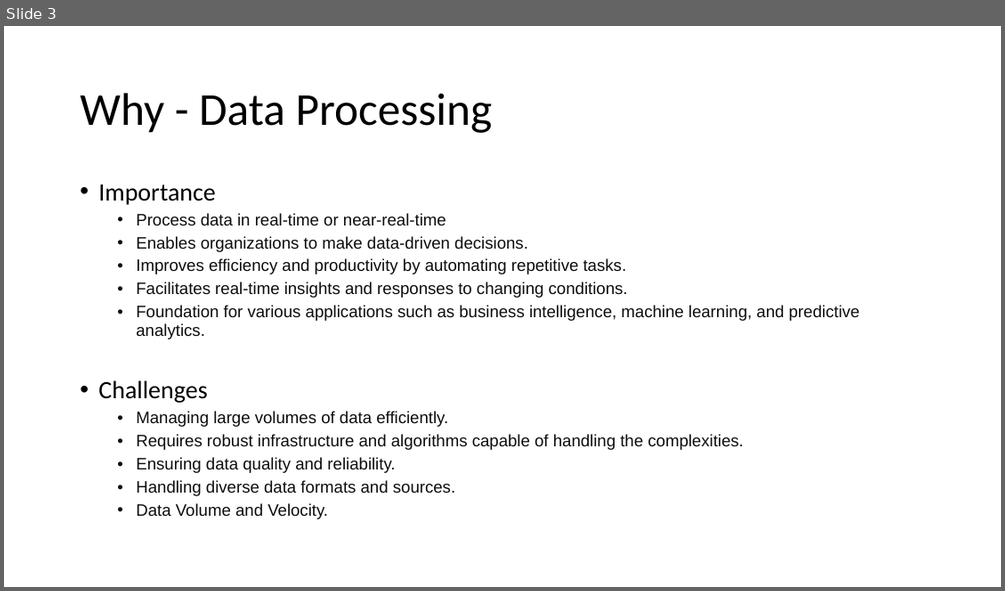
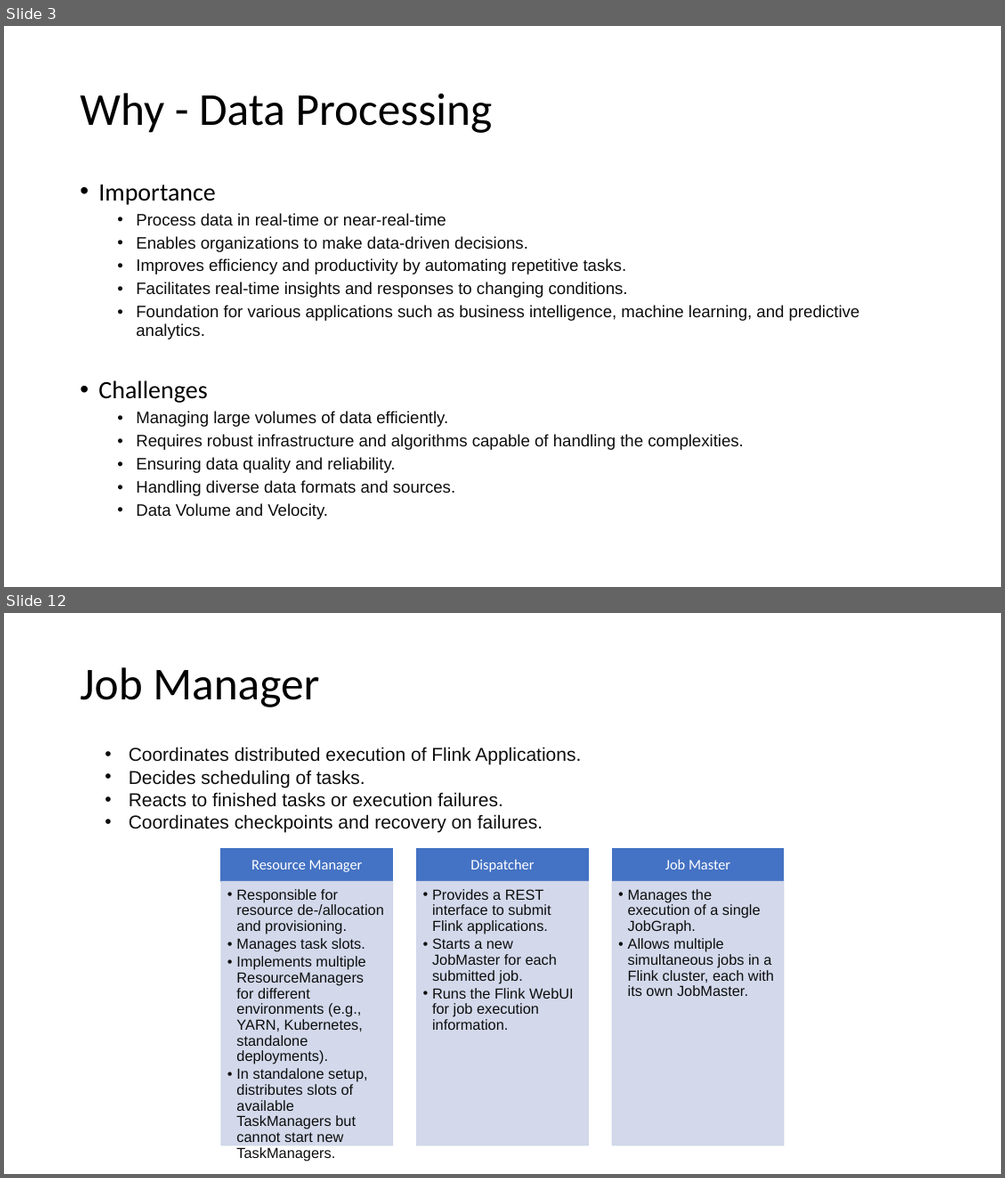
Before and after one commit to aprabhat/flink_demo, a slide deck: PPT/Apache_Flink.pptx. Shown one above the other, each under a label of ours: slide 3 before the commit, slides 3 and 12 after it; the slides between them are not shown. The pictures are 1005x591 and 1005x1178 pixels, drawn with LibreOffice and Linux fonts; fonts in the diff are those of the drawing. Boxes give left, top, right and bottom in pixels: in the first picture for what was removed or moved away, otherwise in the second. Text is boxed around its words. In the diff, an @@ line names an element or a change of style, - is before the commit and + after.

```diff
--- a/PPT/Apache_Flink.pptx
+++ b/PPT/Apache_Flink.pptx
@@ slide 12 added at [4, 613, 1001, 1174], background #FFFFFF @@
@@ title added at [80, 667, 319, 707], 44 pt, text #000000 @@
+Job Manager
@@ text added at [129, 747, 581, 832], 18 pt, text #0D0D0D @@
+  • Coordinates distributed execution of Flink Applications.
+  • Decides scheduling of tasks.
+  • Reacts to finished tasks or execution failures.
+  • Coordinates checkpoints and recovery on failures.
@@ group added at [222, 849, 783, 1145]: 6 rectangles, 6 texts @@
+Resource Manager
+  • Responsible for resource de-/allocation and provisioning.
+  • Manages task slots.
+  • Implements multiple ResourceManagers for different environments (e.g., YARN, Kubernetes, standalone deployments).
+  • In standalone setup, distributes slots of available TaskManagers but cannot start new TaskManagers.
+Dispatcher
+  • Provides a REST interface to submit Flink applications.
+  • Starts a new JobMaster for each submitted job.
+  • Runs the Flink WebUI for job execution information.
+Job Master
+  • Manages the execution of a single JobGraph.
+  • Allows multiple simultaneous jobs in a Flink cluster, each with its own JobMaster.
```
Also in this commit, not shown: 2 slides changed, 9 other slides added, 4 slides removed.
